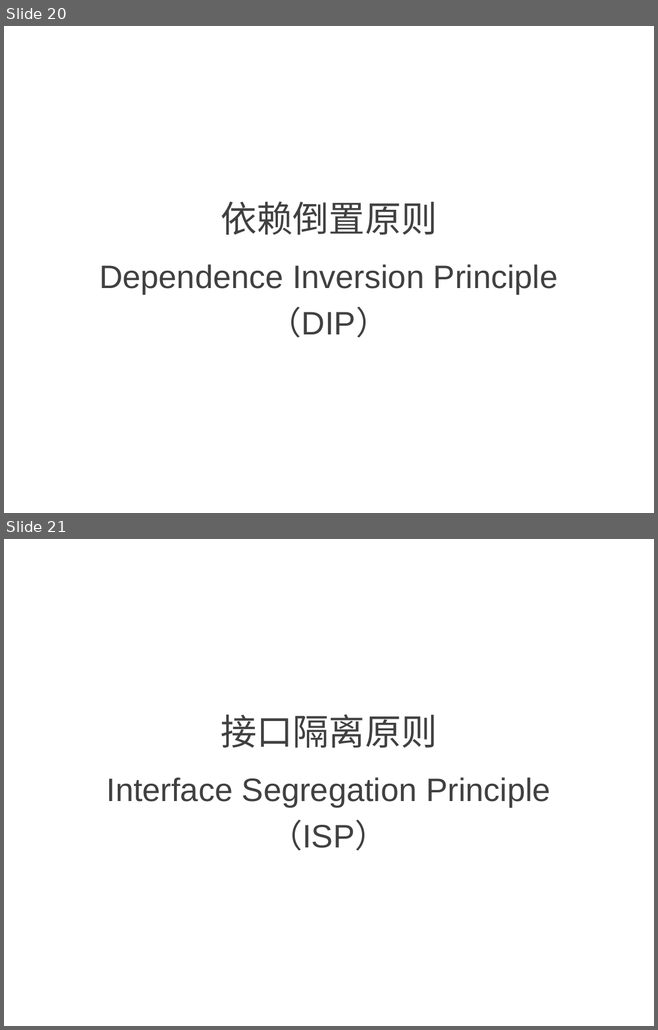
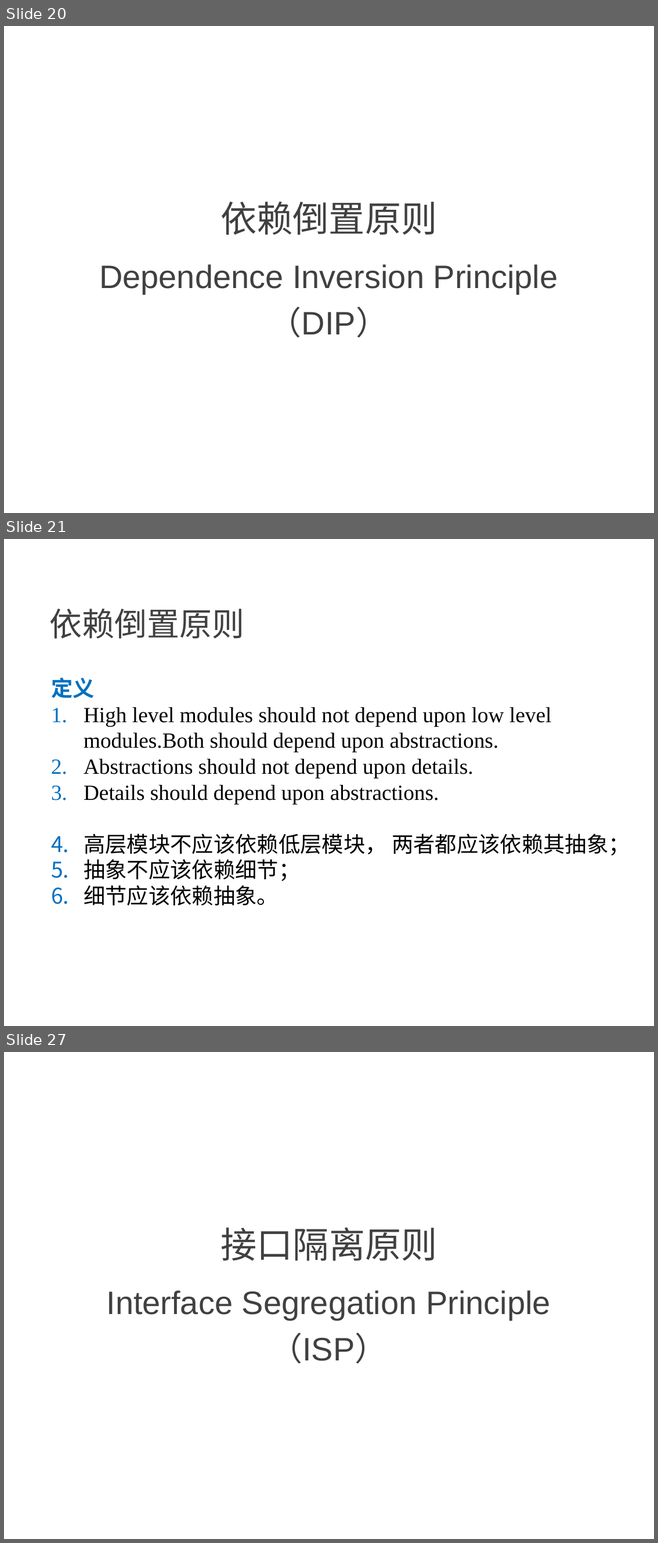
Before and after one commit to NewGr8Player/My-PPT, a slide deck: Design pattern/23种设计模式详解.pptx. Shown one above the other, each under a label of ours: slides 20 and 21 before the commit, slides 20, 21 and 27 after it; the slides between them are not shown. The pictures are 658x1030 and 658x1543 pixels, drawn with LibreOffice and Linux fonts; fonts in the diff are those of the drawing. Boxes give left, top, right and bottom in pixels: in the first picture for what was removed or moved away, otherwise in the second. Text is boxed around its words. In the diff, an @@ line names an element or a change of style, - is before the commit and + after.

Commit message:
增加依赖倒置原则

```diff
--- a/Design pattern/23种设计模式详解.pptx
+++ b/Design pattern/23种设计模式详解.pptx
@@ slide 21 added at (x1=4, y1=539, x2=654, y2=1026), background #FFFFFF @@
@@ text added at (x1=49, y1=609, x2=244, y2=639), 36 pt, text #404040 @@
+依赖倒置原则
@@ text added at (x1=51, y1=678, x2=630, y2=906), 24 pt, text #000000 @@
+定义
+1. High level modules should not depend upon low level modules.Both should depend upon abstractions.
+2. Abstractions should not depend upon details.
+3. Details should depend upon abstractions.
+4. 高层模块不应该依赖低层模块， 两者都应该依赖其抽象；
+5. 抽象不应该依赖细节；
+6. 细节应该依赖抽象。
@@ what was slide 21 is now slide 27 @@
```
Also in this commit, not shown: 2 slides changed, 5 other slides added, 4 other files.
